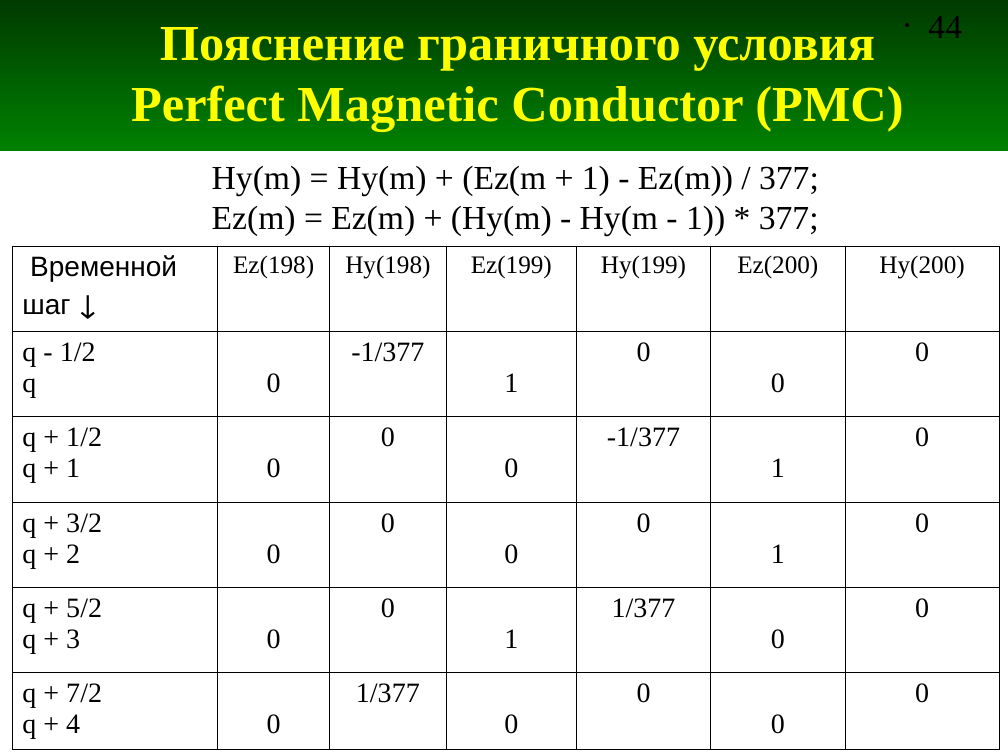
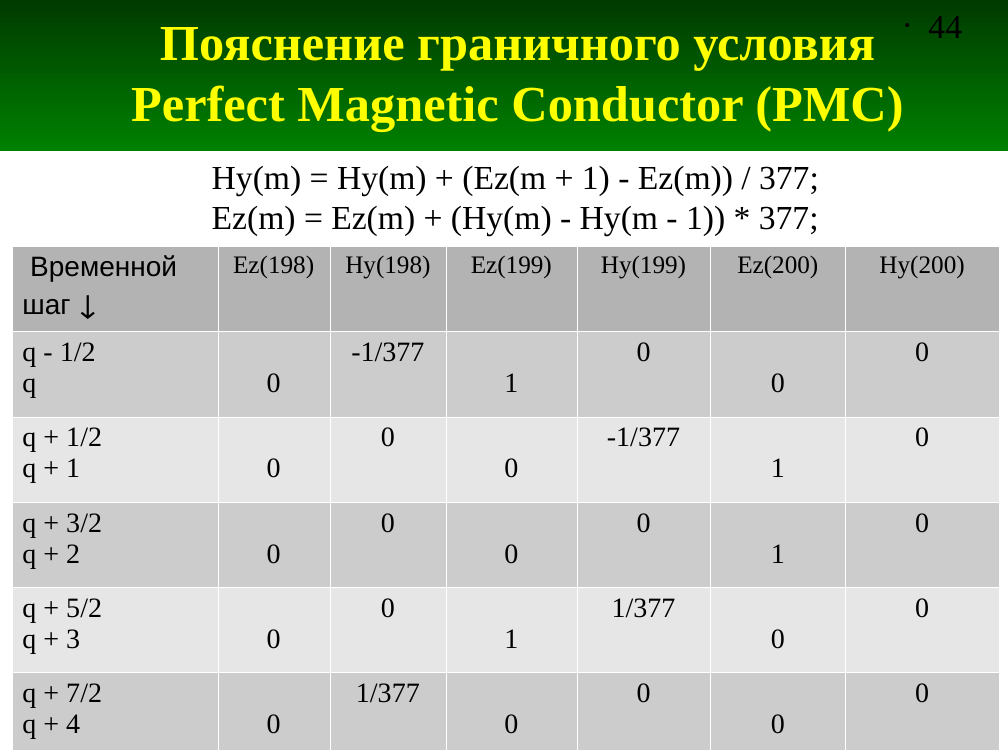
Before and after one commit to andris0147sv/modelling, a slide deck: slide 44 of presentations/2. FDTD.odp. Drawn at 1008x756 pixels with LibreOffice and Linux fonts; fonts in the diff are those of the drawing. Boxes give left, top, right and bottom in pixels: in the first picture for what was removed or moved away, otherwise in the second. Text is boxed around its words. In the diff, an @@ line names an element or a change of style, - is before the commit and + after.

```diff
--- a/presentations/2. FDTD.odp
+++ b/presentations/2. FDTD.odp
@@ table at (12, 246, 999, 750) @@
@@ fill none to #B3B3B3 in row 1 @@
@@ fill none to #CCCCCC in 21 cells @@
@@ fill none to #E6E6E6 in 14 cells @@
@@ borders changed @@
```
Also in this commit, not shown: 1 other slide changed, 1 other file.
